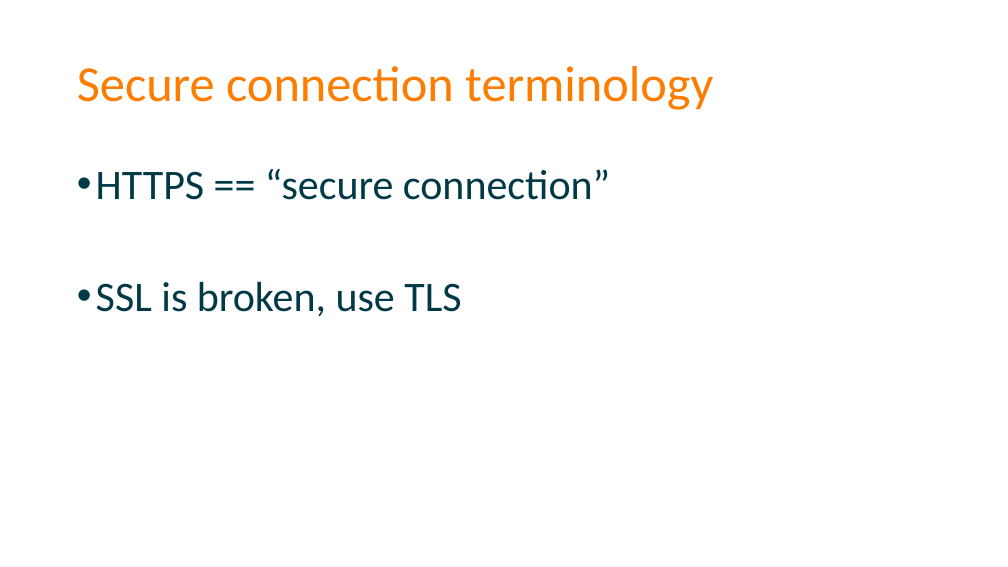
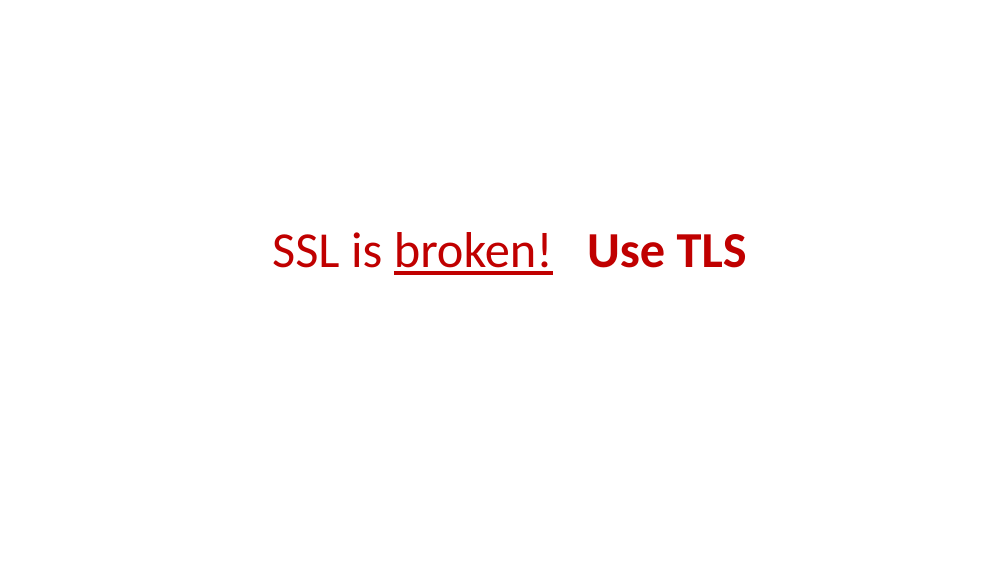
Before and after one commit to spetryjohnson/Securing-Your-API-Endpoints, a slide deck: slide 18 of Securing Your API Endpoints.pptx (slide 17 before the commit). Drawn at 1008x567 pixels with LibreOffice and Linux fonts; fonts in the diff are those of the drawing. Boxes give left, top, right and bottom in pixels: in the first picture for what was removed or moved away, otherwise in the second. Text is boxed around its words. In the diff, an @@ line names an element or a change of style, - is before the commit and + after.

```diff
--- a/Securing Your API Endpoints.pptx
+++ b/Securing Your API Endpoints.pptx
@@ title removed at bbox=[77, 66, 713, 110] @@
-Secure connection terminology
@@ title "SSL is broken! Use TLS" at bbox=[272, 232, 747, 275]: vertical alignment top to middle @@
@@ title at bbox=[272, 232, 747, 275]: text changed; size 40 to 48 pt; text colour #013947 to #C00000 @@
-• HTTPS == “secure connection”
-• SSL is broken, use TLS
+SSL is broken! Use TLS
```
Also in this commit, not shown: 8 other slides changed, 2 slides added, 1 slide removed, 1 other file.
